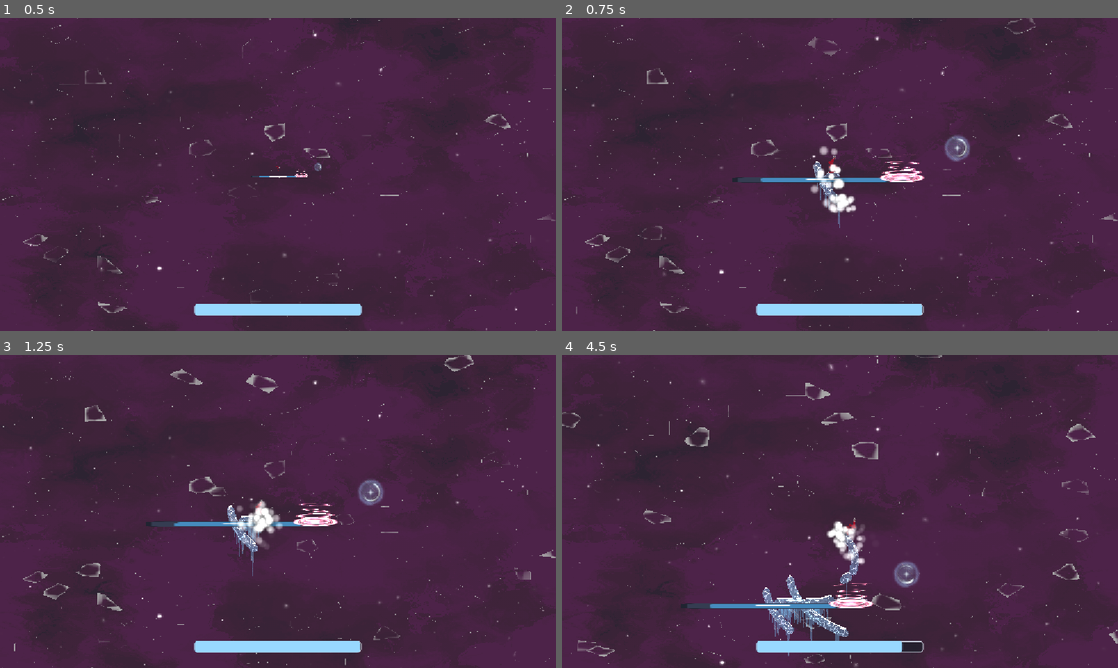
Above: before the commit, frames 1-4 (two rows, left to right).
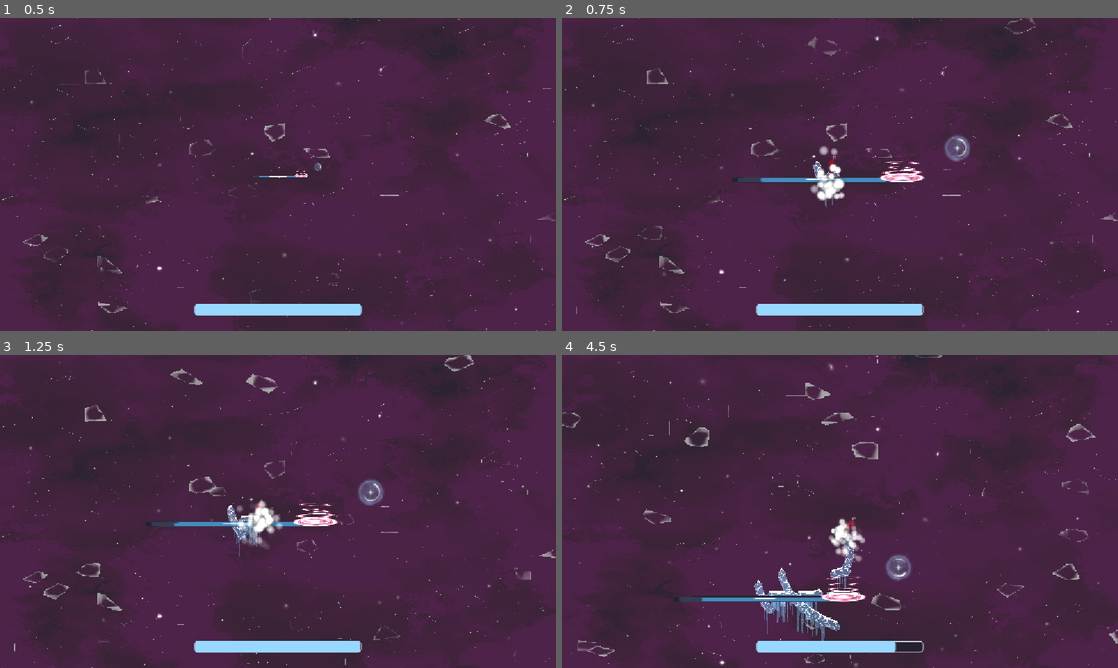
Above: after the commit, the same moments.

Repository: Zepeacedust/snow-game
Game: Godot game, scene res://TestingPlayground.tscn
Same seed, same stepped clock (60 frames per second), same inputs: the game is played once before the commit and once after it. The engine's default icon, where the game draws it, is replaced by a stand-in: a white triangle on a blue panel in a dark square.
Inputs:
- Up to frame 1 (0.5 s): no input
- Up to frame 2 (0.75 s): tap Enter at 0.5 s; hold Right (right) from 0.53 s (still down); hold Shift (bridge) from 0.53 s (still down)
- Up to frame 3 (1.25 s): keep holding Right (right); keep holding Shift (bridge); tap Space (jump) at 0.77 s
- Up to frame 4 (4.5 s): release Right (right) at 1.28 s; release Shift (bridge) at 1.28 s; hold Down (down) 1.28-2.03 s; tap Shift (bridge) at 1.35, 2.85, 4.35 s; tap Space (jump) at 1.52, 3.02, 3.77 s; hold Right (right) 2.03-2.78 s; hold Shift (bridge) 2.03-2.78 s; hold Up (up) 2.78-3.53 s; hold Shift (bridge) 3.53-4.28 s; hold Left (left) from 3.53 s (still down)

Frame 1 is identical in both runs. In frame 2, 0.5% of the frame differs, in the area x 45-53%, y 49-68%; in frame 3, 0.2%; in frame 4, 3.7%, in the area x 20-65%, y 51-97%.

Commit message:
Test and tweak controller movement

Diff:
--- a/levels/Level_loop.tscn
+++ b/levels/Level_loop.tscn
@@ -1,6 +1,6 @@
 [gd_scene format=3 uid="uid://b34y00ftadgm"]
 
-[ext_resource type="Script" uid="uid://djq2qipyrgr6g" path="res://levels/level.gd" id="1_ntk7j"]
+[ext_resource type="Script" uid="uid://djq2qipyrgr6g" path="res://scripts/level.gd" id="1_ntk7j"]
 [ext_resource type="PackedScene" uid="uid://cfn8aidci05vt" path="res://level objects/platform.tscn" id="2_s3adc"]
 [ext_resource type="PackedScene" uid="uid://cspn34sa5rr4k" path="res://scenes/background.tscn" id="3_5csv1"]
 [ext_resource type="PackedScene" uid="uid://onunoh2nkyhv" path="res://scenes/camera_2d.tscn" id="4_v7v4i"]
--- a/project.godot
+++ b/project.godot
@@ -28,53 +28,57 @@
 
 project/assembly_name="SnowGame"
 
-[gui]
-
-theme/default_font_multichannel_signed_distance_field=true
 [global_group]
 
 Goal=""
 PlayerStart=""
 
+[gui]
+
+theme/default_font_multichannel_signed_distance_field=true
+
 [input]
 
 left={
 "deadzone": 0.2,
-"events": [Object(InputEventJoypadMotion,"resource_local_to_scene":false,"resource_name":"","device":-1,"axis":2,"axis_value":-1.0,"script":null)
-, Object(InputEventKey,"resource_local_to_scene":false,"resource_name":"","device":16,"window_id":0,"alt_pressed":false,"shift_pressed":false,"ctrl_pressed":false,"meta_pressed":false,"pressed":false,"keycode":0,"physical_keycode":4194319,"key_label":0,"unicode":0,"location":0,"echo":false,"script":null)
+"events": [Object(InputEventKey,"resource_local_to_scene":false,"resource_name":"","device":16,"window_id":0,"alt_pressed":false,"shift_pressed":false,"ctrl_pressed":false,"meta_pressed":false,"pressed":false,"keycode":0,"physical_keycode":4194319,"key_label":0,"unicode":0,"location":0,"echo":false,"script":null)
+, Object(InputEventJoypadMotion,"resource_local_to_scene":false,"resource_name":"","device":-1,"axis":0,"axis_value":-1.0,"script":null)
 ]
 }
 right={
 "deadzone": 0.2,
-"events": [Object(InputEventJoypadMotion,"resource_local_to_scene":false,"resource_name":"","device":-1,"axis":2,"axis_value":1.0,"script":null)
-, Object(InputEventKey,"resource_local_to_scene":false,"resource_name":"","device":16,"window_id":0,"alt_pressed":false,"shift_pressed":false,"ctrl_pressed":false,"meta_pressed":false,"pressed":false,"keycode":0,"physical_keycode":4194321,"key_label":0,"unicode":0,"location":0,"echo":false,"script":null)
+"events": [Object(InputEventKey,"resource_local_to_scene":false,"resource_name":"","device":16,"window_id":0,"alt_pressed":false,"shift_pressed":false,"ctrl_pressed":false,"meta_pressed":false,"pressed":false,"keycode":0,"physical_keycode":4194321,"key_label":0,"unicode":0,"location":0,"echo":false,"script":null)
+, Object(InputEventJoypadMotion,"resource_local_to_scene":false,"resource_name":"","device":-1,"axis":0,"axis_value":1.0,"script":null)
 ]
 }
 up={
 "deadzone": 0.2,
-"events": [Object(InputEventJoypadMotion,"resource_local_to_scene":false,"resource_name":"","device":-1,"axis":3,"axis_value":-1.0,"script":null)
-, Object(InputEventKey,"resource_local_to_scene":false,"resource_name":"","device":16,"window_id":0,"alt_pressed":false,"shift_pressed":false,"ctrl_pressed":false,"meta_pressed":false,"pressed":false,"keycode":0,"physical_keycode":4194320,"key_label":0,"unicode":0,"location":0,"echo":false,"script":null)
+"events": [Object(InputEventKey,"resource_local_to_scene":false,"resource_name":"","device":16,"window_id":0,"alt_pressed":false,"shift_pressed":false,"ctrl_pressed":false,"meta_pressed":false,"pressed":false,"keycode":0,"physical_keycode":4194320,"key_label":0,"unicode":0,"location":0,"echo":false,"script":null)
+, Object(InputEventJoypadMotion,"resource_local_to_scene":false,"resource_name":"","device":-1,"axis":1,"axis_value":-1.0,"script":null)
 ]
 }
 down={
 "deadzone": 0.2,
-"events": [Object(InputEventJoypadMotion,"resource_local_to_scene":false,"resource_name":"","device":-1,"axis":3,"axis_value":1.0,"script":null)
-, Object(InputEventKey,"resource_local_to_scene":false,"resource_name":"","device":16,"window_id":0,"alt_pressed":false,"shift_pressed":false,"ctrl_pressed":false,"meta_pressed":false,"pressed":false,"keycode":0,"physical_keycode":4194322,"key_label":0,"unicode":0,"location":0,"echo":false,"script":null)
+"events": [Object(InputEventKey,"resource_local_to_scene":false,"resource_name":"","device":16,"window_id":0,"alt_pressed":false,"shift_pressed":false,"ctrl_pressed":false,"meta_pressed":false,"pressed":false,"keycode":0,"physical_keycode":4194322,"key_label":0,"unicode":0,"location":0,"echo":false,"script":null)
+, Object(InputEventJoypadMotion,"resource_local_to_scene":false,"resource_name":"","device":-1,"axis":1,"axis_value":1.0,"script":null)
 ]
 }
 bridge={
 "deadzone": 0.2,
 "events": [Object(InputEventKey,"resource_local_to_scene":false,"resource_name":"","device":16,"window_id":0,"alt_press …(195 unchanged characters)…
+, Object(InputEventJoypadMotion,"resource_local_to_scene":false,"resource_name":"","device":-1,"axis":5,"axis_value":1.0,"script":null)
 ]
 }
 jump={
 "deadzone": 0.2,
 "events": [Object(InputEventKey,"resource_local_to_scene":false,"resource_name":"","device":16,"window_id":0,"alt_press …(190 unchanged characters)…
+, Object(InputEventJoypadButton,"resource_local_to_scene":false,"resource_name":"","device":-1,"button_index":0,"pressure":0.0,"pressed":false,"script":null)
 ]
 }
 restart={
 "deadzone": 0.2,
 "events": [Object(InputEventKey,"resource_local_to_scene":false,"resource_name":"","device":-1,"window_id":0,"alt_press …(192 unchanged characters)…
+, Object(InputEventJoypadButton,"resource_local_to_scene":false,"resource_name":"","device":-1,"button_index":3,"pressure":0.0,"pressed":false,"script":null)
 ]
 }
 
--- a/scripts/player_movement.gd
+++ b/scripts/player_movement.gd
@@ -67,7 +67,7 @@
 			bridge_attatched.head_direction = new_angle
 
 
-		if is_bridge_attatched:
+		if current_meter > 0:
 			bridge_attatched.extend_bridge(bridge_index, cur_speed, desired_direction, delta)
 	if is_bridge_attatched:
 		if Input.is_action_just_pressed("jump"):
@@ -80,8 +80,8 @@
 			print("detatch")
 			return
 		# Slightly mad on-bridge movement
-		if current_meter > 0 :
-			bridge_attatched.extend_bridge(bridge_index, cur_speed, desired_direction, delta)
+		#if current_meter > 0 :
+		#	bridge_attatched.extend_bridge(bridge_index, cur_speed, desired_direction, delta)
 		position = bridge_attatched.position + bridge_attatched.curve.get_point_position(bridge_index) - determine_foot_loc()
 		velocity = bridge_attatched.direction_from(bridge_index).normalized() * bridge_attatched.speed_change(bridge_index, velocity.length(), delta)
 		meter_particles.position = to_local(bridge_attatched.to_global(bridge_attatched.curve.get_point_position(bridge_attatched.curve.point_count - 2)))
@@ -107,11 +107,11 @@
 		velocity.x =move_toward(velocity.x, direction.x*SPEED, delta*SPEED*5)
 	elif direction:
 		velocity.x = move_toward(velocity.x, direction.x*SPEED, delta *SPEED*AIR_PIVOT.sample(direction.dot(velocity)) )
-	else:
-		velocity.x = move_toward(velocity.x, 0, delta * SPEED)
-
+	elif is_on_floor():
+		velocity.x = move_toward(velocity.x, 0, SPEED * delta)
 	move_and_slide()
-	current_meter = min(max_meter,current_meter + meter_recharge)
+	if not (Input.get_action_strength("bridge") and current_meter == 0):
+		current_meter = min(max_meter,current_meter + meter_recharge)
 
 func _process(_delta: float) -> void:
 	meter_bar.value = current_meter
@@ -120,7 +120,7 @@
 	# Add the gravity.
 	var direction := Input.get_vector("left", "right", "up", "down")
 
-	if bridge_attatched or Input.get_action_strength("bridge"):
+	if bridge_attatched or (Input.get_action_strength("bridge") and current_meter > 0):
 		meter_particles.visible = true
 		meter_particles.lifetime = lerp(.001,2.0,float(current_meter/max_meter)**2)
 		meter_particles.scale_amount_min = lerp(0.0,.2,float(current_meter/max_meter))
